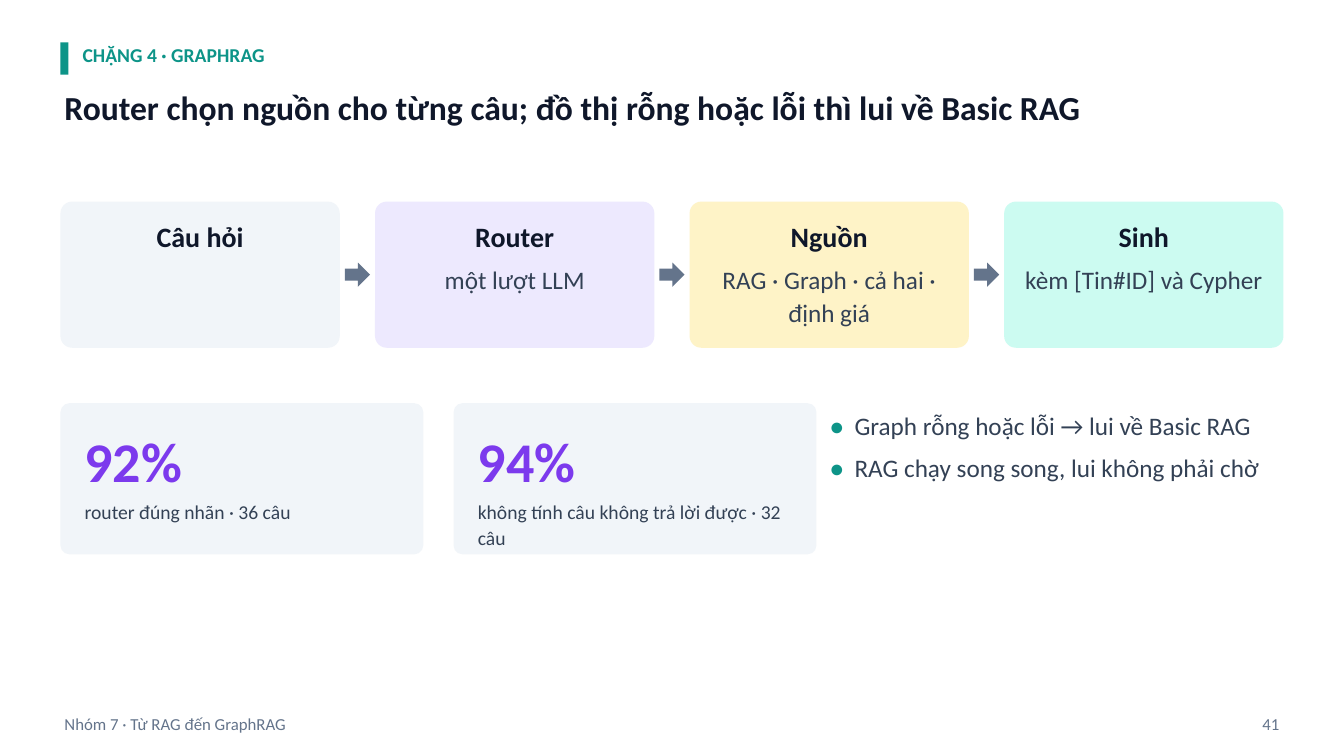
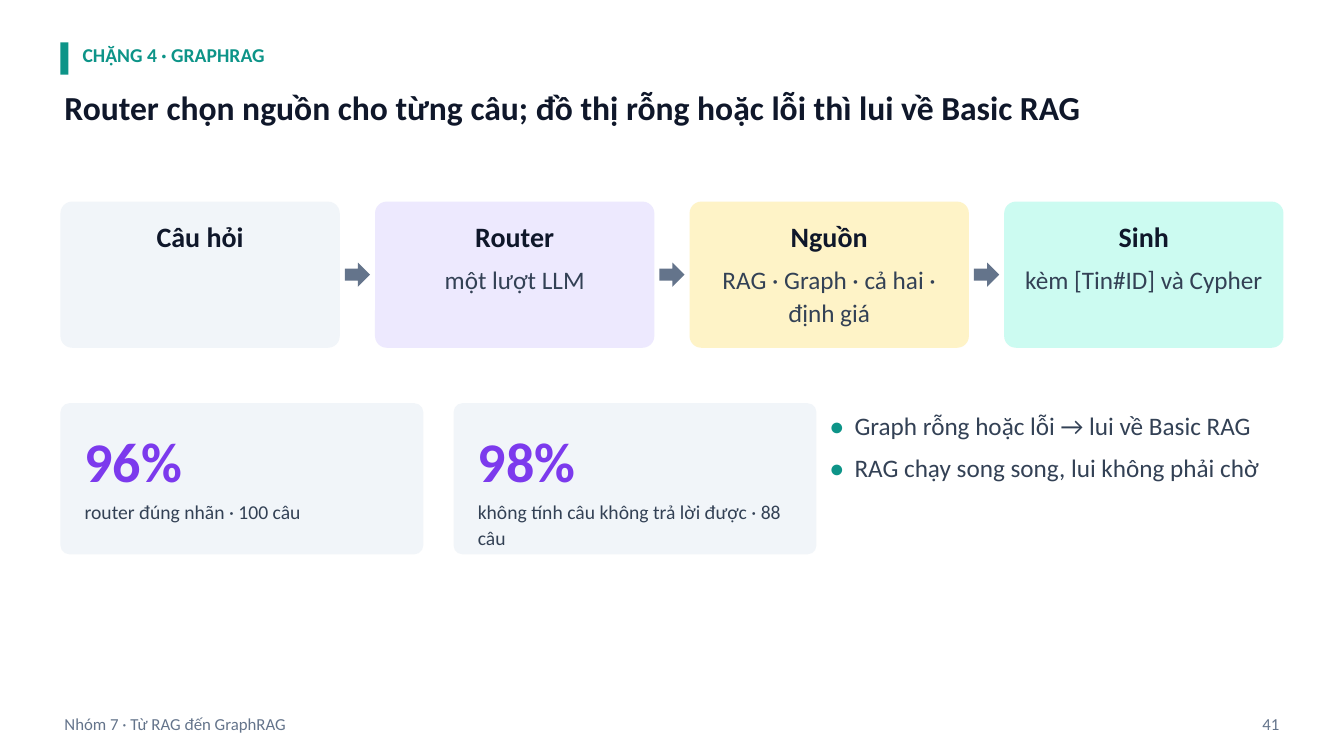
Before and after one commit to ngtukien/Vietnam-Real-Estates, a slide deck: slide 41 of slide/Từ-RAG-đến-GraphRAG-Trợ-lý-hỏi-đáp-thị-trường-bất-động-sản-Việt-Nam-có-lý-thuyết.pptx. Drawn at 1344x756 pixels with LibreOffice and Linux fonts; fonts in the diff are those of the drawing. Boxes give left, top, right and bottom in pixels: in the first picture for what was removed or moved away, otherwise in the second. Text is boxed around its words. In the diff, an @@ line names an element or a change of style, - is before the commit and + after.

```diff
--- a/slide/Từ-RAG-đến-GraphRAG-Trợ-lý-hỏi-đáp-thị-trường-bất-động-sản-Việt-Nam-có-lý-thuyết.pptx
+++ b/slide/Từ-RAG-đến-GraphRAG-Trợ-lý-hỏi-đáp-thị-trường-bất-động-sản-Việt-Nam-có-lý-thuyết.pptx
@@ text at [85,443,182,483]: text changed @@
-92%
+96%
@@ text at [478,443,575,483]: text changed @@
-94%
+98%
@@ text at [85,505,301,523]: text changed @@
-router đúng nhãn · 36 câu
+router đúng nhãn · 100 câu
@@ text at [478,505,781,545]: text changed @@
-không tính câu không trả lời được · 32 câu
+không tính câu không trả lời được · 88 câu
```
Also in this commit, not shown: 20 other slides changed, 1 slide added, 48 other files.
